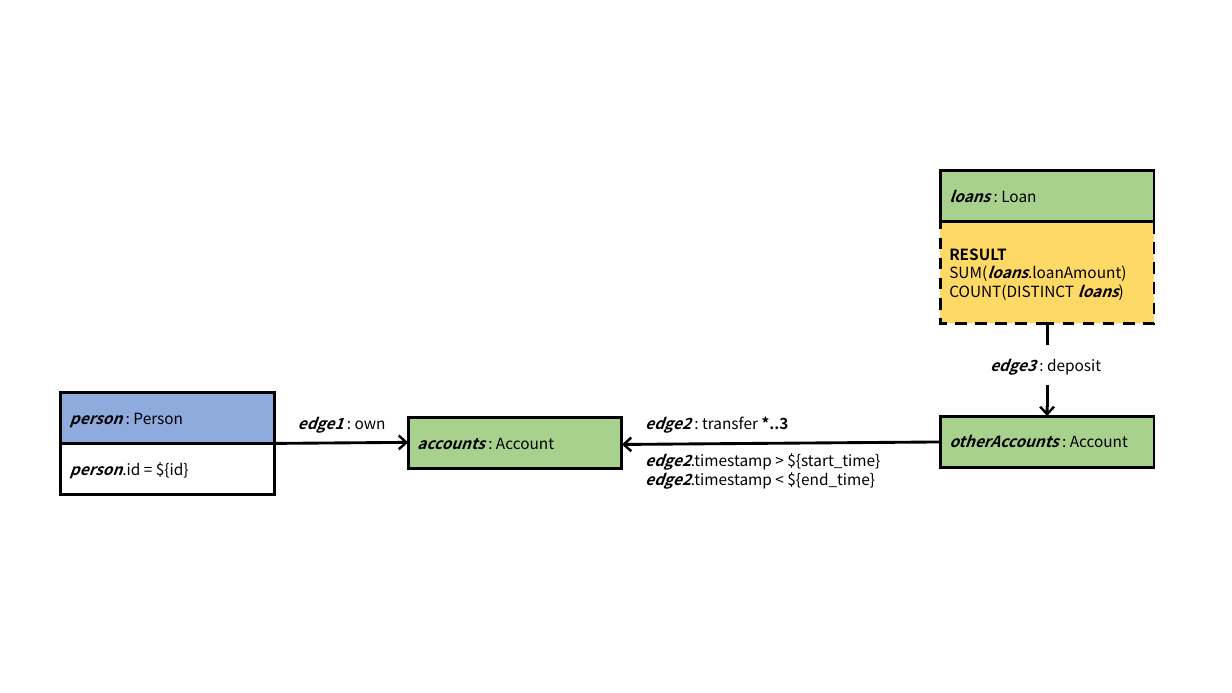
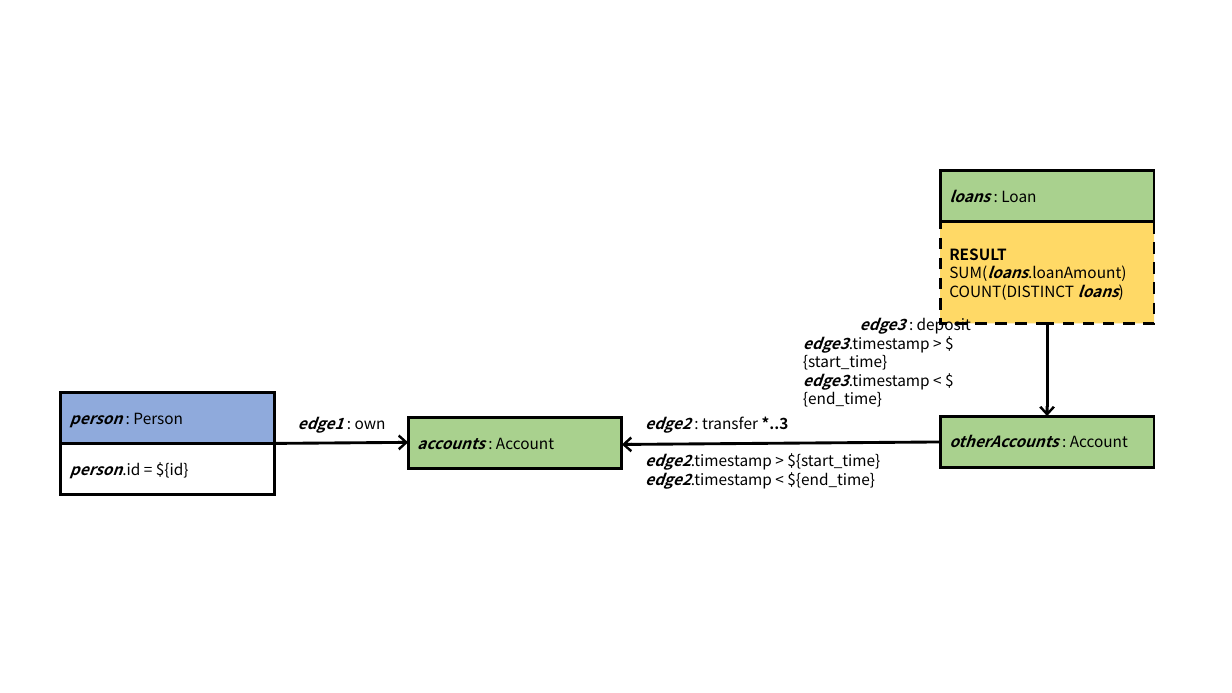
Before and after one commit to ldbc/ldbc_finbench_docs, a slide deck: slide 2 of patterns/transaction-complex-read.pptx. Drawn at 1232x693 pixels with LibreOffice and Linux fonts; fonts in the diff are those of the drawing. Boxes give left, top, right and bottom in pixels: in the first picture for what was removed or moved away, otherwise in the second. Text is boxed around its words. In the diff, an @@ line names an element or a change of style, - is before the commit and + after.

Commit message:
fix #26: add time constraint to deposit in complex read 2

```diff
--- a/patterns/transaction-complex-read.pptx
+++ b/patterns/transaction-complex-read.pptx
@@ text "edge3 : deposit": place and size @@
-text "edge3 : deposit" at [990,358,1101,375]
+text "edge3 : deposit" at [803,315,971,407]
@@ text at [860,315,971,334]: alignment left to centre @@
@@ text at [803,336,930,407]: paragraphs added @@
+edge3.timestamp > ${start_time}
+edge3.timestamp < ${end_time}
```
Also in this commit, not shown: 2 other files.
